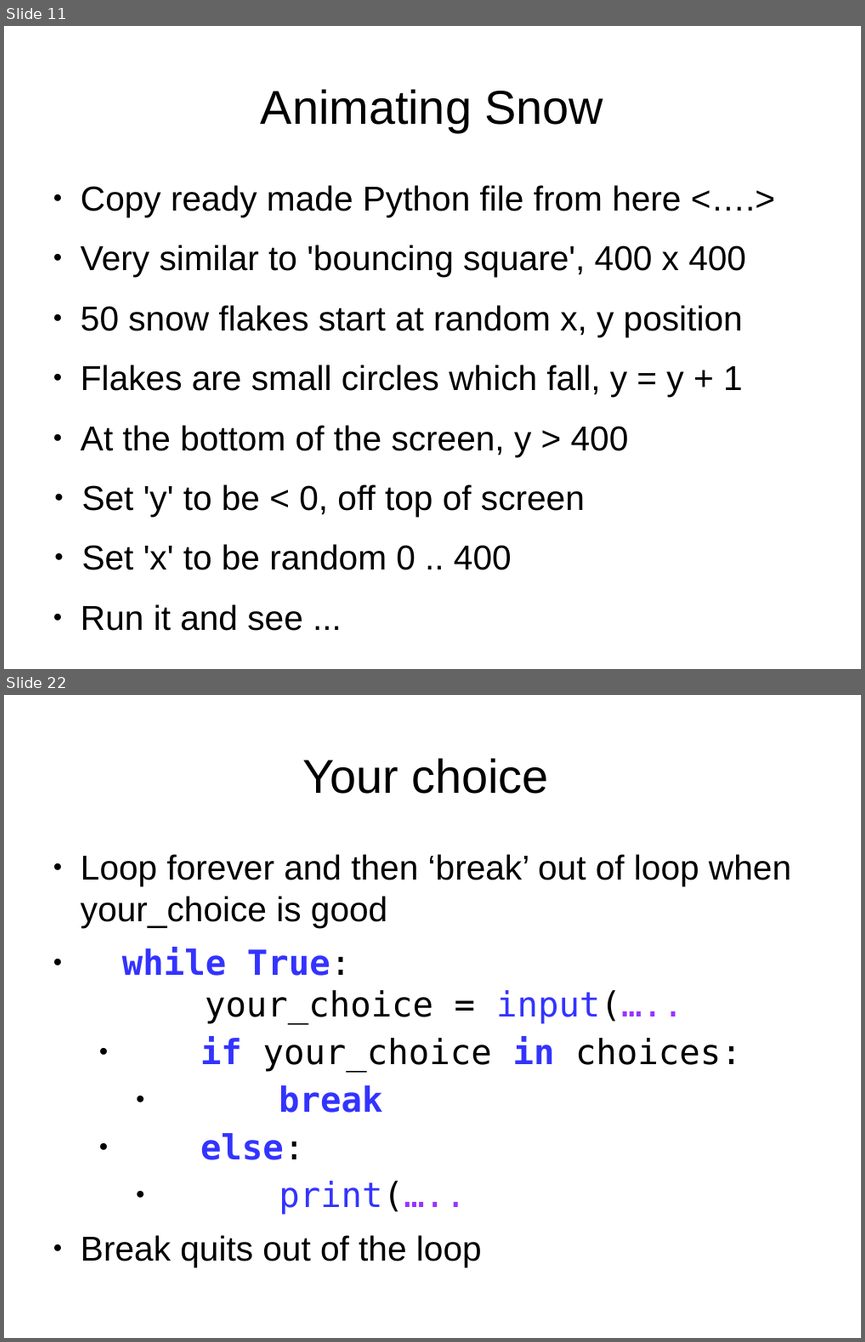
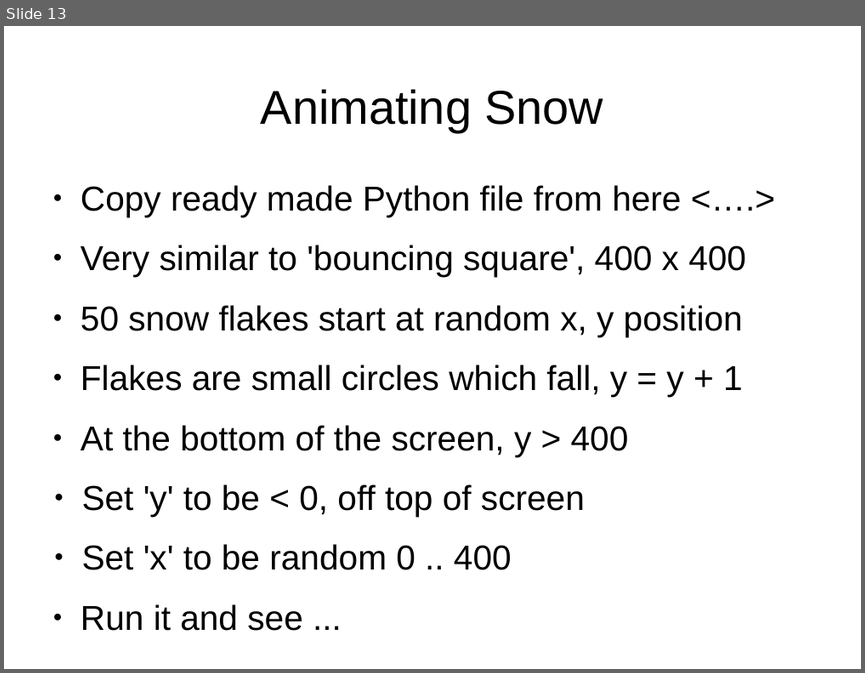
Before and after one commit to timzhood/python-rock, a slide deck: docs/bouncing_rectangle.odp. Shown one above the other, each under a label of ours: slides 11 and 22 before the commit, slide 13 after it; the slides between them are not shown. The pictures are 865x1342 and 865x673 pixels, drawn with LibreOffice and Linux fonts; fonts in the diff are those of the drawing. Boxes give left, top, right and bottom in pixels: in the first picture for what was removed or moved away, otherwise in the second. Text is boxed around its words. In the diff, an @@ line names an element or a change of style, - is before the commit and + after.

```diff
--- a/docs/bouncing_rectangle.odp
+++ b/docs/bouncing_rectangle.odp
@@ slide 22 removed at [4, 695, 861, 1338], background #FFFFFF @@
@@ text removed at [302, 758, 548, 794] @@
-Your choice
@@ text removed at [80, 854, 791, 1267] @@
-● Loop forever and then ‘break’ out of loop when your_choice is good
-● while True:
-  your_choice = input(…..
-      ● if your_choice in choices:
-          ● break
-      ● else:
-          ● print(…..
-● Break quits out of the loop
@@ what was slide 11 is now slide 13 @@
```
Also in this commit, not shown: 2 slides added, 17 other slides removed, 2 other files.
